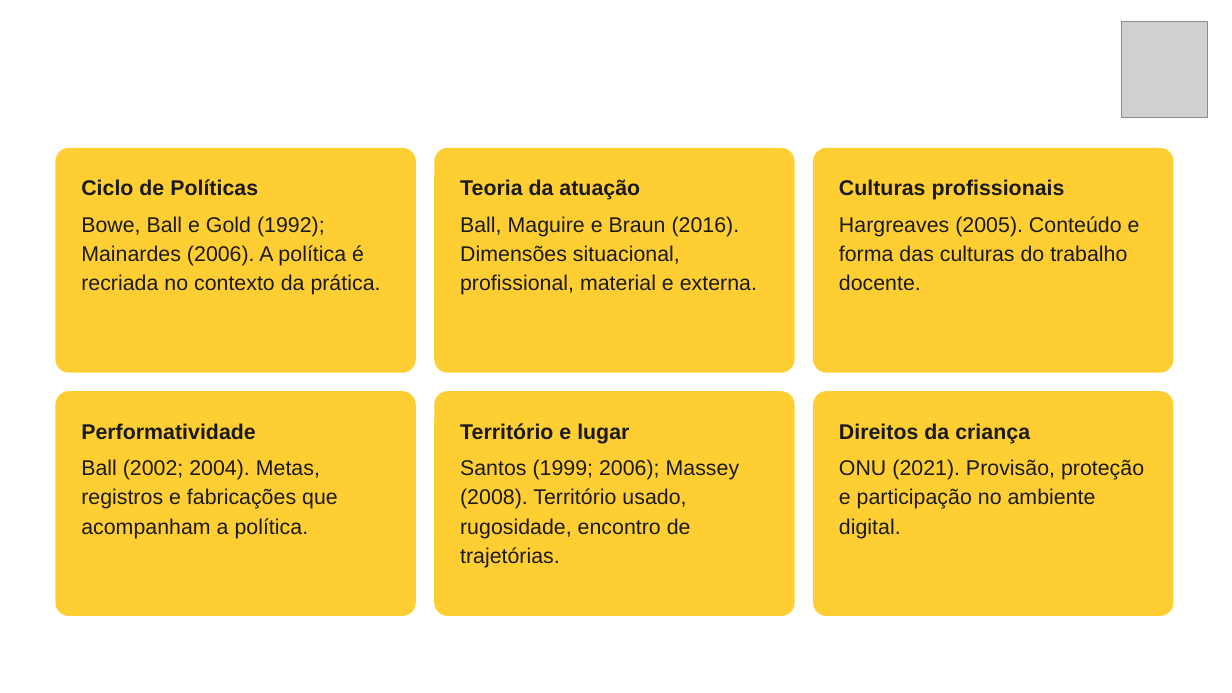
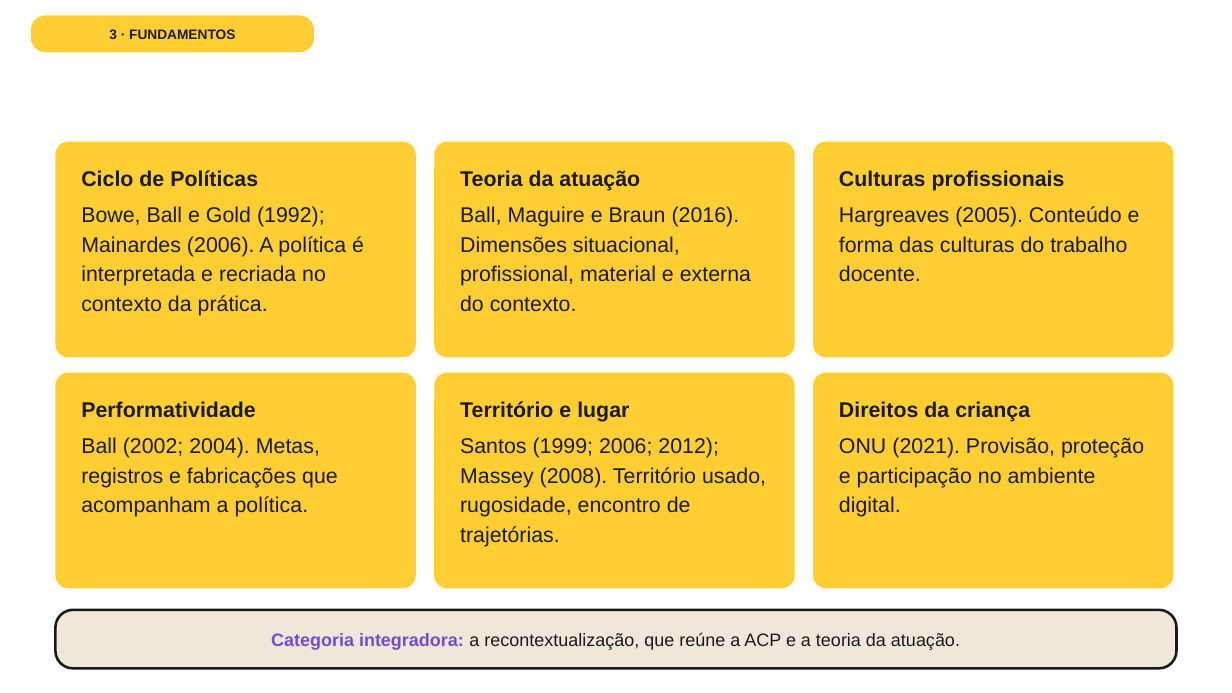
Before and after one commit to yzynya-beep/Tese, a slide deck: slide 11 of apresentacao_qualificacao/Qualificacao_PowerPoint.pptx (slide 7 before the commit). Drawn at 1232x693 pixels with LibreOffice and Linux fonts; fonts in the diff are those of the drawing; grey boxes stand for pictures; background and template pictures are left out. Boxes give left, top, right and bottom in pixels: in the first picture for what was removed or moved away, otherwise in the second. Text is boxed around its words. In the diff, an @@ line names an element or a change of style, - is before the commit and + after.

```diff
--- a/apresentacao_qualificacao/Qualificacao_PowerPoint.pptx
+++ b/apresentacao_qualificacao/Qualificacao_PowerPoint.pptx
@@ rounded rectangle added at box(30, 16, 314, 53), fill #FFCE32 @@
@@ text added at box(109, 29, 235, 39), 10.7 pt, text #1A1A1A, bold @@
+3 · FUNDAMENTOS
@@ picture removed at box(1121, 21, 1207, 117) @@
@@ text at box(62, 34, 1171, 127): text changed; size 34.7 to 37.3 pt @@
-REFERENCIAL TEÓRICO-METODOLÓGICO
+FUNDAMENTOS TEÓRICOS
@@ rounded rectangle: place and size @@
-rounded rectangle at box(55, 148, 416, 372)
+rounded rectangle at box(55, 141, 416, 357)
@@ rounded rectangle: place and size @@
-rounded rectangle at box(434, 148, 795, 372)
+rounded rectangle at box(434, 141, 795, 357)
@@ rounded rectangle: place and size @@
-rounded rectangle at box(813, 148, 1174, 372)
+rounded rectangle at box(813, 141, 1174, 357)
@@ text "Ciclo de Políticas": place and size @@
-text "Ciclo de Políticas" at box(81, 179, 381, 295)
+text "Ciclo de Políticas" at box(81, 170, 364, 316)
@@ text "Teoria da atuação": place and size @@
-text "Teoria da atuação" at box(460, 179, 757, 295)
+text "Teoria da atuação" at box(460, 170, 751, 312)
@@ text "Culturas profissionais": place and size @@
-text "Culturas profissionais" at box(839, 179, 1140, 291)
+text "Culturas profissionais" at box(839, 170, 1140, 282)
@@ text at box(81, 206, 364, 316): text changed @@
-Bowe, Ball e Gold (1992); Mainardes (2006). A política é recriada no contexto da prática.
+Bowe, Ball e Gold (1992); Mainardes (2006). A política é interpretada e recriada no contexto da prática.
@@ text at box(460, 206, 751, 312): text changed @@
-Ball, Maguire e Braun (2016). Dimensões situacional, profissional, material e externa.
+Ball, Maguire e Braun (2016). Dimensões situacional, profissional, material e externa do contexto.
@@ rounded rectangle: place and size @@
-rounded rectangle at box(55, 391, 416, 616)
+rounded rectangle at box(55, 372, 416, 588)
@@ text "Performatividade": place and size @@
-text "Performatividade" at box(81, 423, 338, 539)
+text "Performatividade" at box(81, 401, 338, 517)
@@ rounded rectangle: place and size @@
-rounded rectangle at box(434, 391, 795, 616)
+rounded rectangle at box(434, 372, 795, 588)
@@ text "Território e lugar": place and size @@
-text "Território e lugar" at box(460, 423, 740, 568)
+text "Território e lugar" at box(460, 401, 766, 547)
@@ rounded rectangle: place and size @@
-rounded rectangle at box(813, 391, 1174, 616)
+rounded rectangle at box(813, 372, 1174, 588)
@@ text "Direitos da criança": place and size @@
-text "Direitos da criança" at box(839, 423, 1144, 539)
+text "Direitos da criança" at box(839, 401, 1144, 517)
@@ text at box(460, 437, 766, 547): text changed @@
-Santos (1999; 2006); Massey (2008). Território usado, rugosidade, encontro de trajetórias.
+Santos (1999; 2006; 2012); Massey (2008). Território usado, rugosidade, encontro de trajetórias.
@@ rounded rectangle added at box(55, 610, 1177, 668), fill #F1E7D9, outline #1A1A1A 2 pt @@
@@ text removed at box(55, 635, 1177, 672) @@
-As noções funcionam como lentes de leitura, abertas ao que o campo trouxer.
@@ text added at box(271, 632, 960, 650), 14 pt, text #1A1A1A @@
+Categoria integradora: a recontextualização, que reúne a ACP e a teoria da atuação.
```
Also in this commit, not shown: 17 other slides changed, 15 slides added, 5 slides removed, 1 other file.
